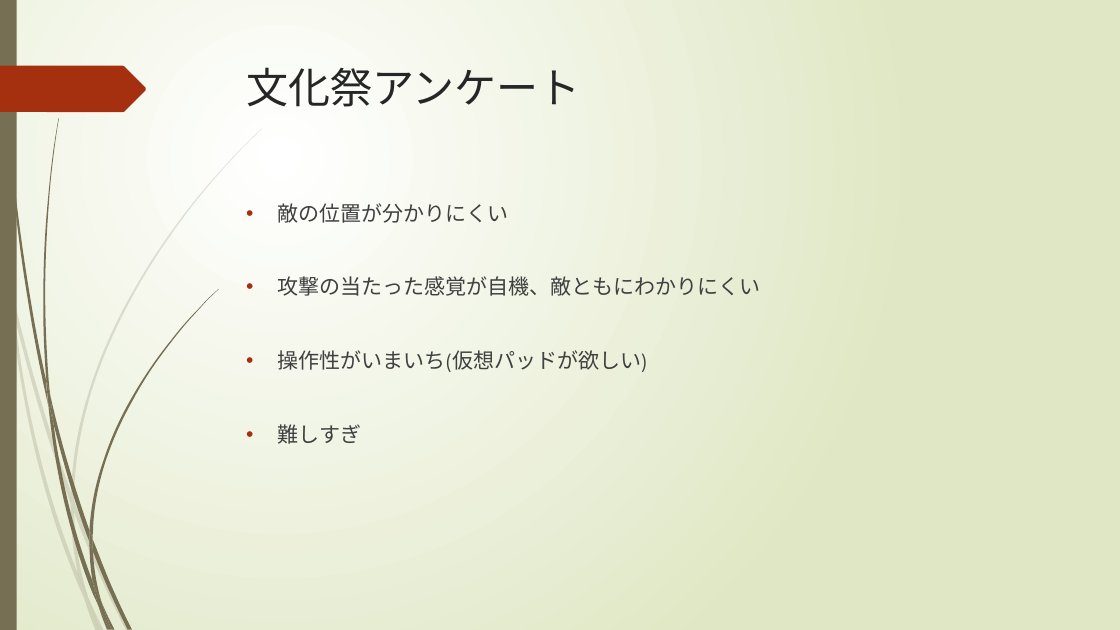
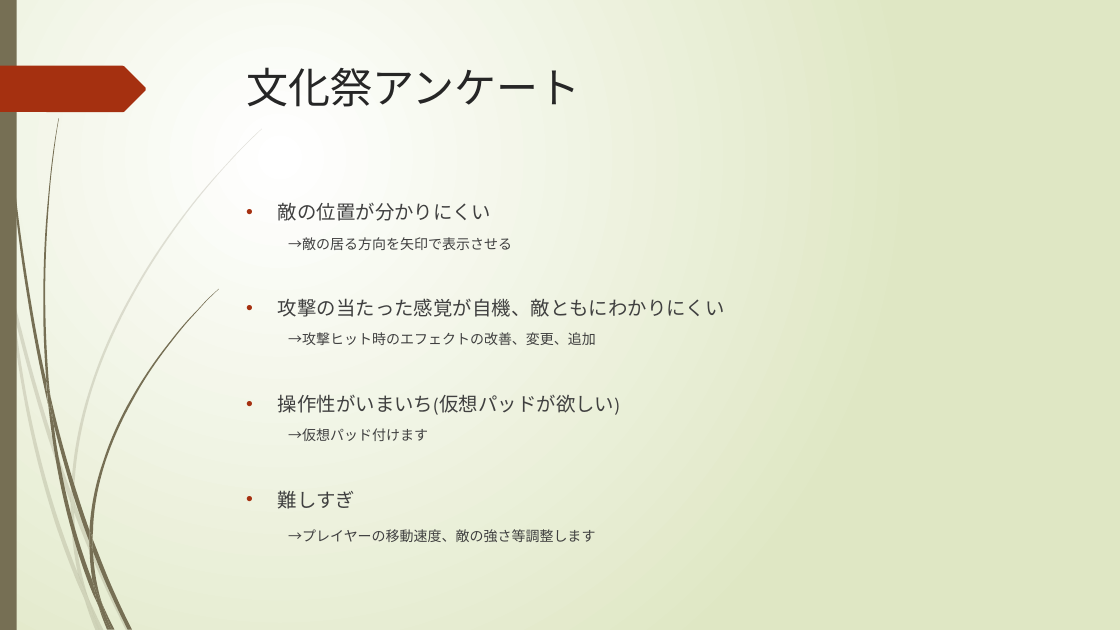
Before and after one commit to potohu9/newSurvior, a slide deck: slide 4 of Docs/プレゼンテーション1.pptx. Drawn at 1120x630 pixels with LibreOffice and Linux fonts; fonts in the diff are those of the drawing. Boxes give left, top, right and bottom in pixels: in the first picture for what was removed or moved away, otherwise in the second. Text is boxed around its words. In the diff, an @@ line names an element or a change of style, - is before the commit and + after.

```diff
--- a/Docs/プレゼンテーション1.pptx
+++ b/Docs/プレゼンテーション1.pptx
@@ text at bbox=[278, 203, 725, 509]: size 18 to 16.6 pt in "敵の位置が分かりにくい", "攻撃の当たった感覚が自機、敵ともにわかりにくい", "操作性がいまいち(仮想パッドが欲しい)", "難しすぎ" @@
@@ text at bbox=[288, 237, 512, 250]: paragraph added @@
+  →敵の居る方向を矢印で表示させる
@@ text at bbox=[288, 332, 596, 345]: paragraph added @@
+  →攻撃ヒット時のエフェクトの改善、変更、追加
@@ text at bbox=[288, 428, 428, 441]: paragraph added @@
+  →仮想パッド付けます
@@ text at bbox=[288, 529, 595, 542]: paragraph added @@
+→プレイヤーの移動速度、敵の強さ等調整します
```
Also in this commit, not shown: 2 other slides changed, 6 other files.
